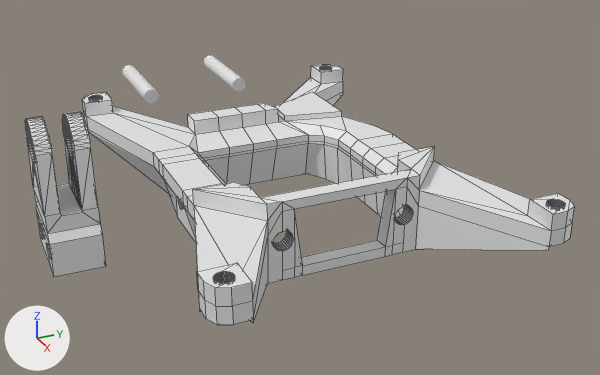
A saved change to the Blender file lapsterbator_screen_brace.blend.
Rendered twice from a 50 mm lens placed at (5.78, -2.52, 2.6), pointed at (-0.31, 0.22, -0.45). The axes (+X, +Y, +Z) are drawn at lower left. The lights are the same throughout. Mesh edges are drawn as thin lines on the coarser meshes.

Objects in the first picture: 'Antech GoPro Bracket', 'Cylinder', 'Cylinder.001', 'brace'.
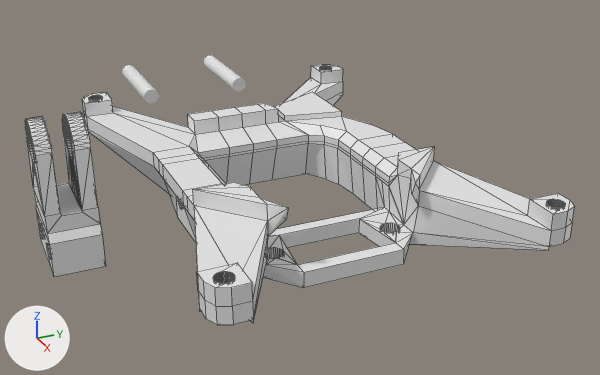
Boxes [x1, y1, x2, y2] around the edits, measured in the pictures (600 x 375 px; the box of a moved part takes in the faces that stretch with it):
part 1 of me_grid, moved or reshaped
    both: [253, 169, 549, 323]

Diff of the bpy script that builds the scene:
```diff
--- a/lapsterbator_screen_brace.blend.py
+++ b/lapsterbator_screen_brace.blend.py
@@ me_grid @@
 # used by ob_brace; location = (0.0, 0.0, 0.0)
-me_grid.from_pydata(...)  # 1391 vertices, 1009 faces; spans x -1.92..1.92, y -1.33..1.33, z -0.5..0.13
+me_grid.from_pydata(...)  # 1396 vertices, 1041 faces, 2 loose edges; spans x -1.92..1.92, y -1.33..1.33, z -0.5..0.13
+# me_grid part 1: 170 vertices removed from x 0.56..1.0, y -0.62..0.65, z -0.5..0.12; 175 vertices added at x 0.33..1.16, y -0.62..0.65, z -0.5..0.12
```
